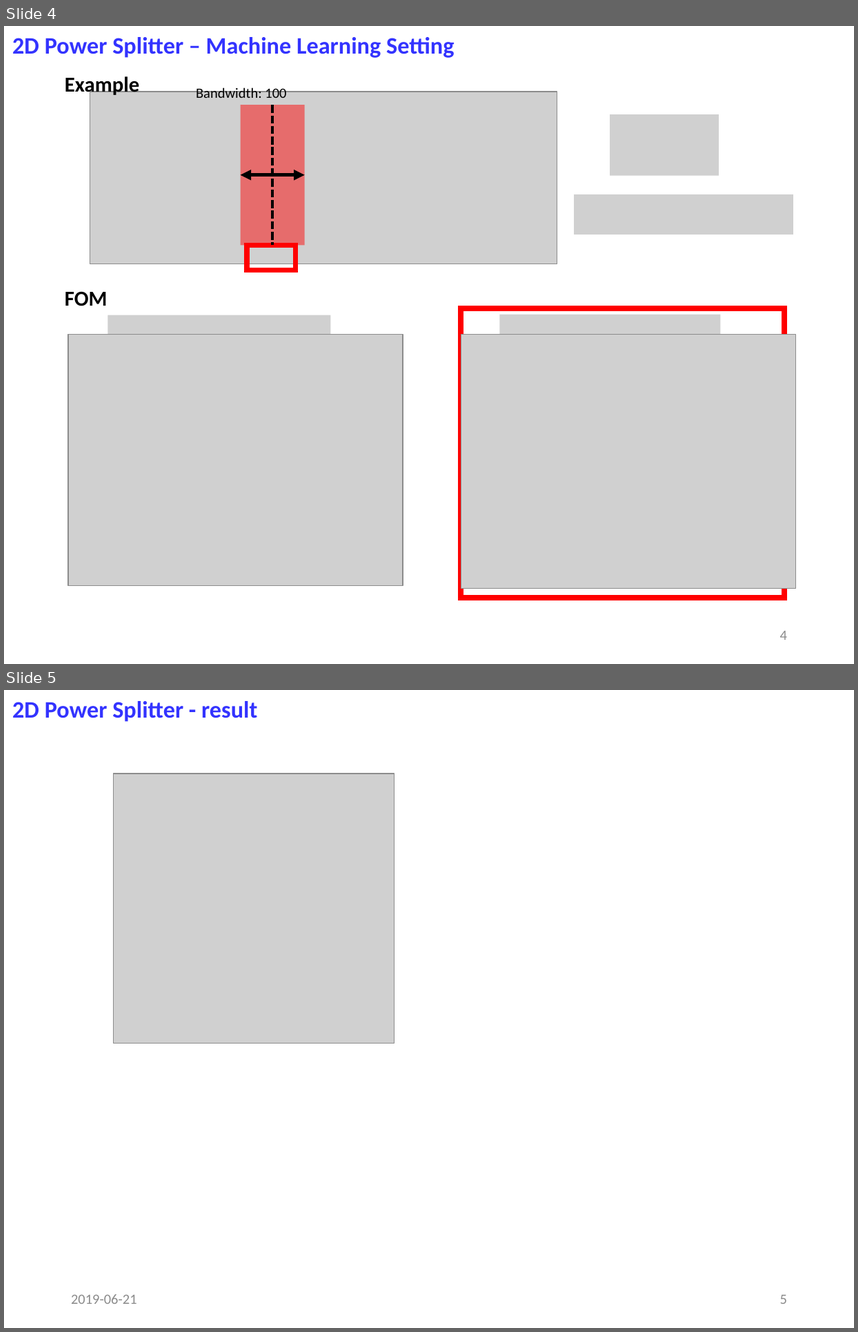
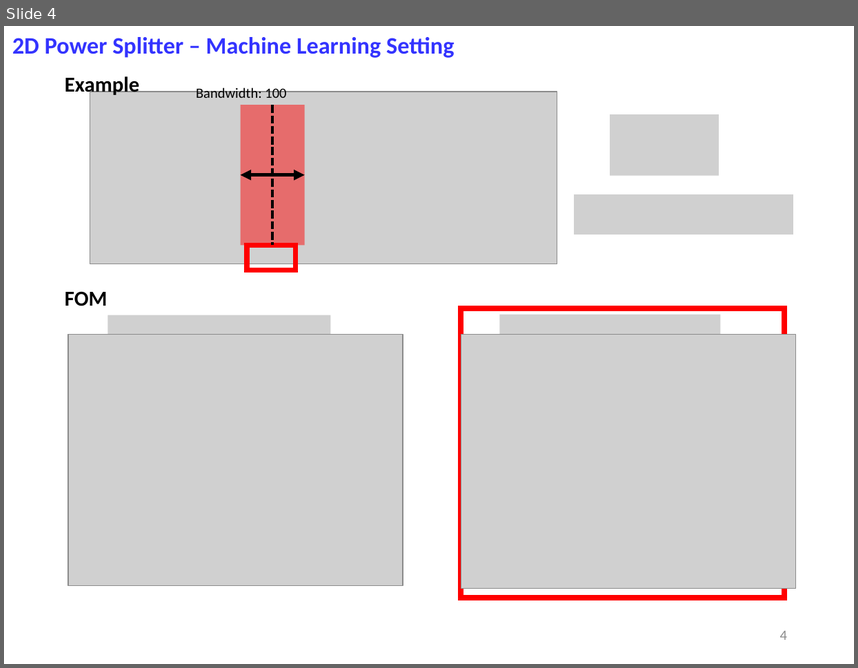
Before and after one commit to jglee96/NBTP_Lab, a slide deck: 랩미팅/201906/190624 Machine Learning splitter (Jong).pptx. Shown one above the other, each under a label of ours: slides 4 and 5 before the commit, slide 4 after it. The pictures are 858x1332 and 858x668 pixels, drawn with LibreOffice and Linux fonts; fonts in the diff are those of the drawing; grey boxes stand for pictures. Boxes give left, top, right and bottom in pixels: in the first picture for what was removed or moved away, otherwise in the second. Text is boxed around its words. In the diff, an @@ line names an element or a change of style, - is before the commit and + after.

Commit message:
2D splitter DNN update

```diff
--- a/랩미팅/201906/190624 Machine Learning splitter (Jong).pptx
+++ b/랩미팅/201906/190624 Machine Learning splitter (Jong).pptx
@@ slide 5 removed at (4,690,854,1328), background #FFFFFF @@
@@ text removed at (12,701,257,722) @@
-2D Power Splitter - result
@@ picture removed at (114,773,394,1043) @@
@@ text removed at (71,1294,137,1303) @@
-2019-06-21
@@ page number removed at (780,1294,787,1303) @@
-5
```
Also in this commit, not shown: 3 slides changed, 38 other files.
